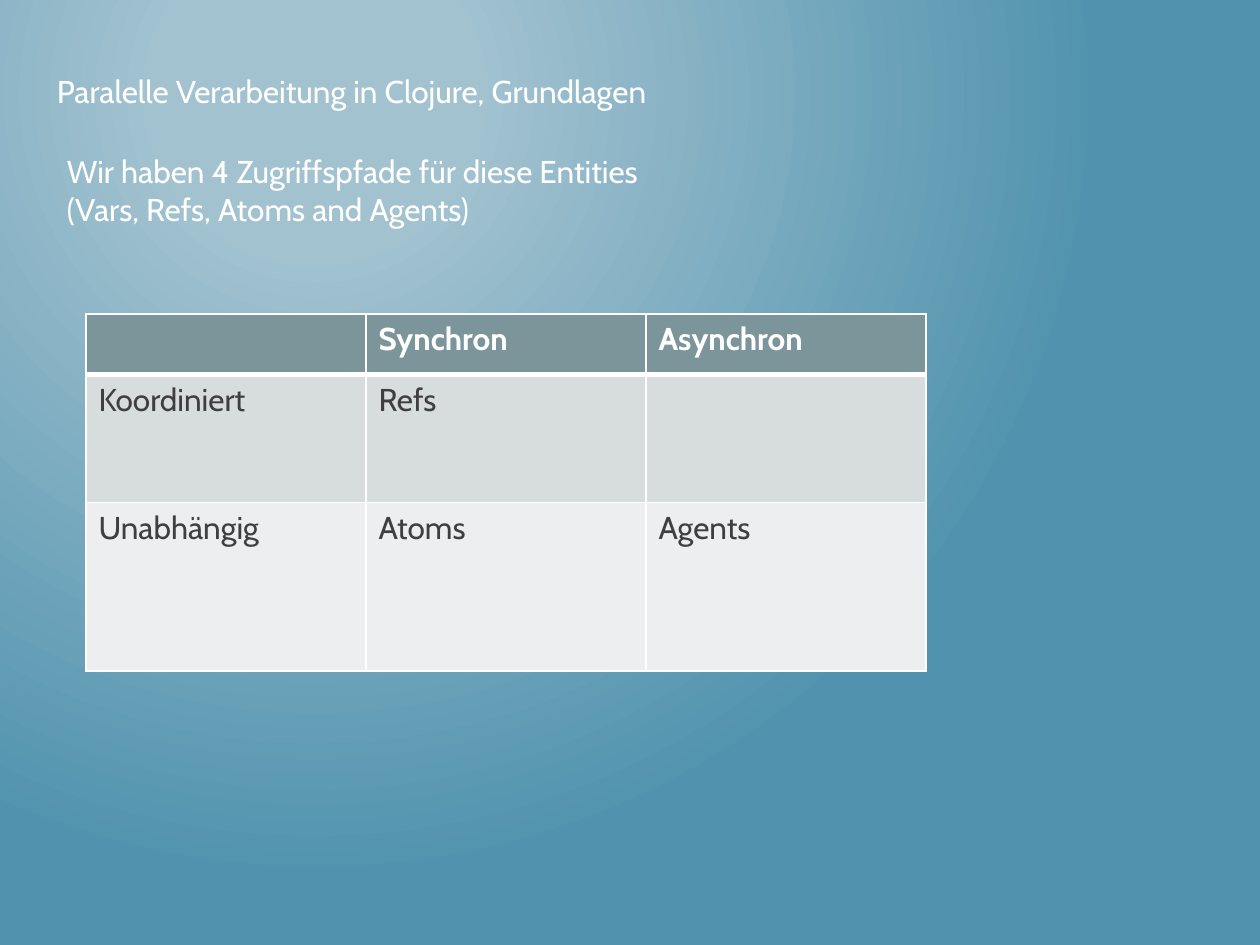
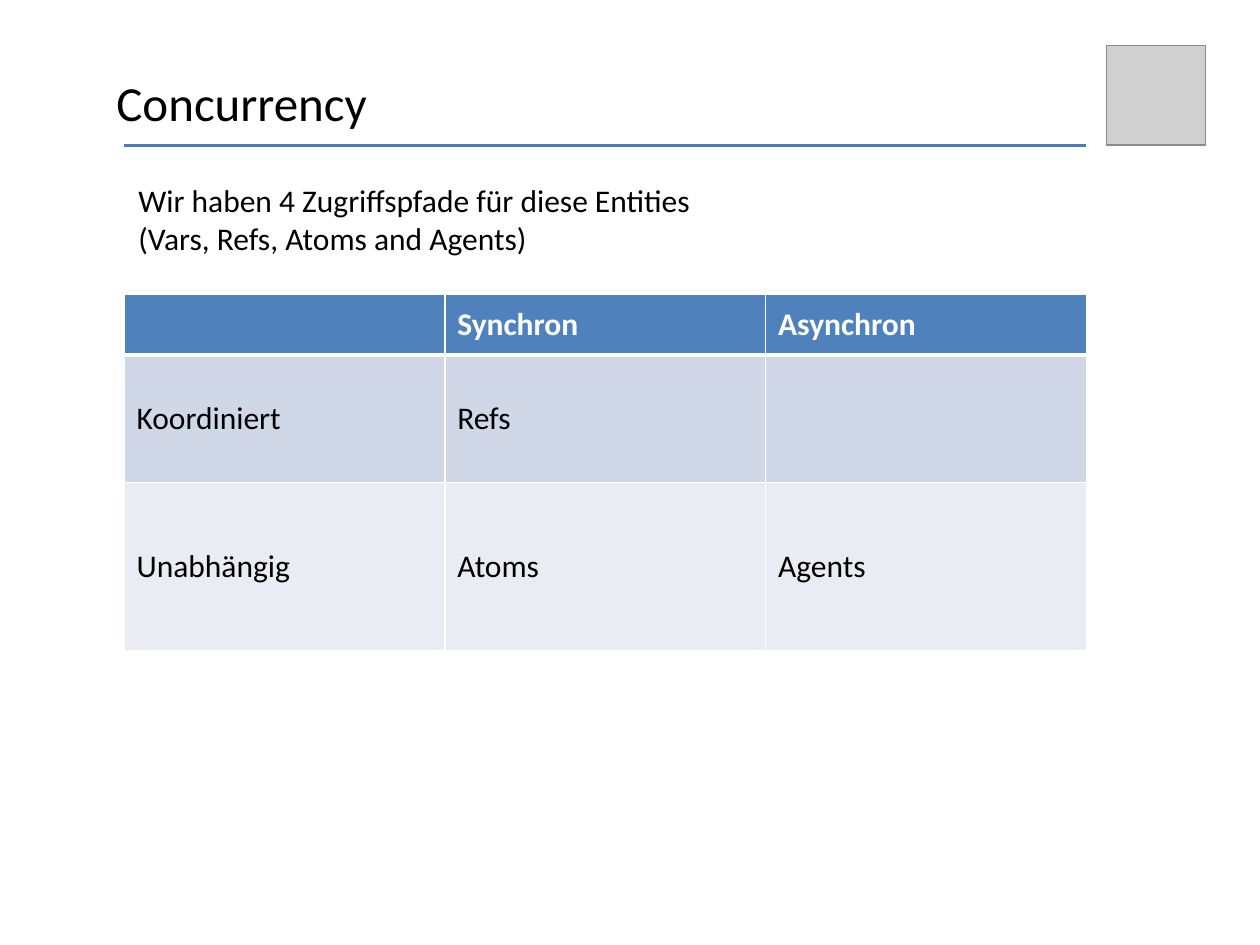
Before and after one commit to thomasschulte/ClojureUsergroupDemo, a slide deck: slide 19 of Clojure Vortrag .NET User Group.pptx (slide 23 before the commit). Drawn at 1260x945 pixels with LibreOffice and Linux fonts; fonts in the diff are those of the drawing; grey boxes stand for pictures. Boxes give left, top, right and bottom in pixels: in the first picture for what was removed or moved away, otherwise in the second. Text is boxed around its words. In the diff, an @@ line names an element or a change of style, - is before the commit and + after.

```diff
--- a/Clojure Vortrag .NET User Group.pptx
+++ b/Clojure Vortrag .NET User Group.pptx
@@ background gradient #A3C3D1 to #5194AF to #FFFFFF @@
@@ picture added at <box>1106,45,1206,145</box> @@
@@ text removed at <box>57,79,647,110</box> @@
-Paralelle Verarbeitung in Clojure, Grundlagen
@@ text added at <box>116,89,366,129</box>, 28 pt, text #000000 @@
+Concurrency
@@ line added from (123, 145) to (1086, 145), #4B7EBC 1.75 pt @@
@@ text "Wir haben 4 Zugriffspfade für ...": place and size @@
-text "Wir haben 4 Zugriffspfade für ..." at <box>67,159,637,228</box>
+text "Wir haben 4 Zugriffspfade für ..." at <box>138,190,690,256</box>
@@ text "Wir haben 4 Zugriffspfade für ..." at <box>138,190,690,256</box>: font Cabin to Calibri, text colour #FFFFFF to #000000 @@
@@ table at <box>123,294,1087,650</box> @@
@@ fill #7C959A to #4F81BD in row 1 @@
@@ fill #D7DDDE to #D0D8E8 in row 2 @@
@@ fill #ECEFEF to #E9EDF4 in row 3 @@
@@ font Cabin to Calibri @@
@@ text colour #3F3F3F to #000000 in "Koordiniert", "Refs", "Unabhängig", "Atoms" and 1 more places @@
@@ table: place and size @@
-table at <box>86,314,925,670</box>
+table at <box>123,294,1087,650</box>
```
Also in this commit, not shown: 33 other slides changed, 5 slides added, 10 slides removed.
